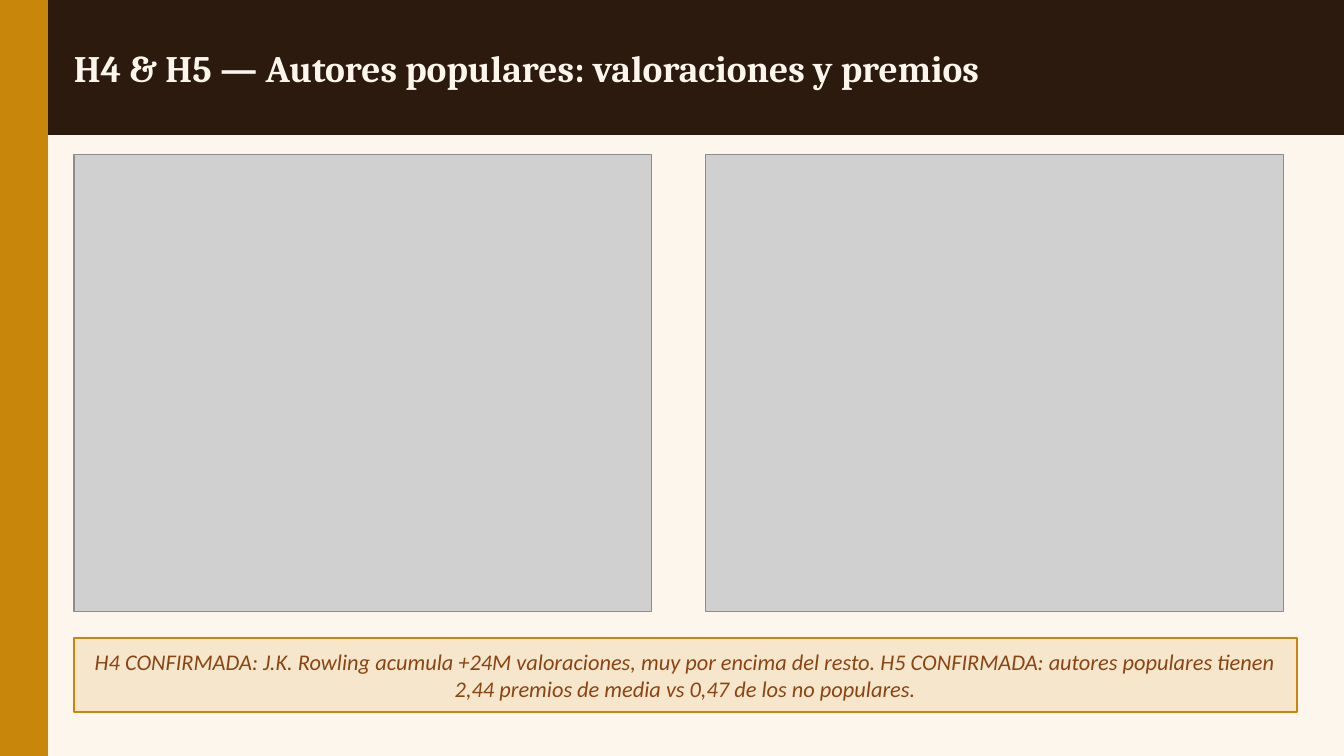
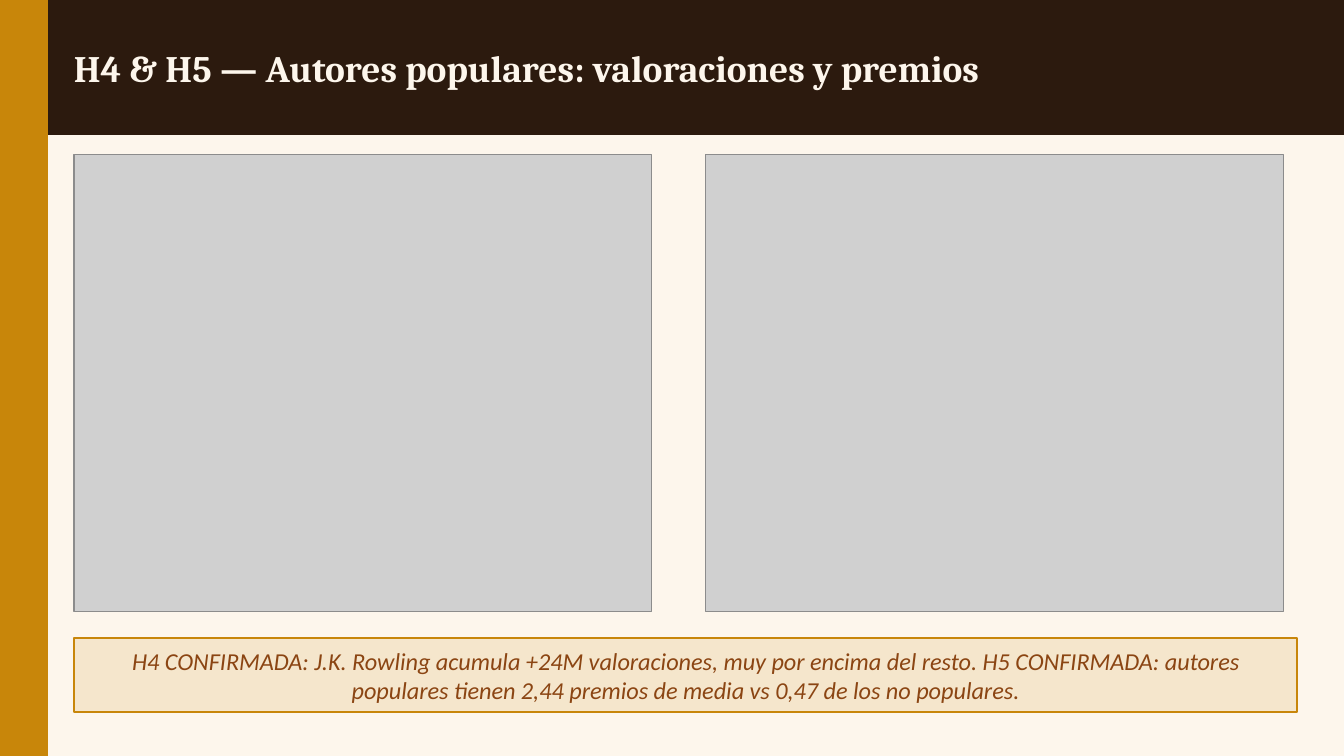
Before and after one commit to fgoiri/EDA-GoodReads-Books, a slide deck: slide 10 of Presentacion/EDA_Goodreads.pptx. Drawn at 1344x756 pixels with LibreOffice and Linux fonts; fonts in the diff are those of the drawing; grey boxes stand for pictures. Boxes give left, top, right and bottom in pixels: in the first picture for what was removed or moved away, otherwise in the second. Text is boxed around its words. In the diff, an @@ line names an element or a change of style, - is before the commit and + after.

```diff
--- a/Presentacion/EDA_Goodreads.pptx
+++ b/Presentacion/EDA_Goodreads.pptx
@@ text "H4 CONFIRMADA: J.K. Rowling acumula ..." at [132,653,1239,703]: size 12 to 13 pt @@
```
Also in this commit, not shown: 6 other slides changed, 4 other files.
